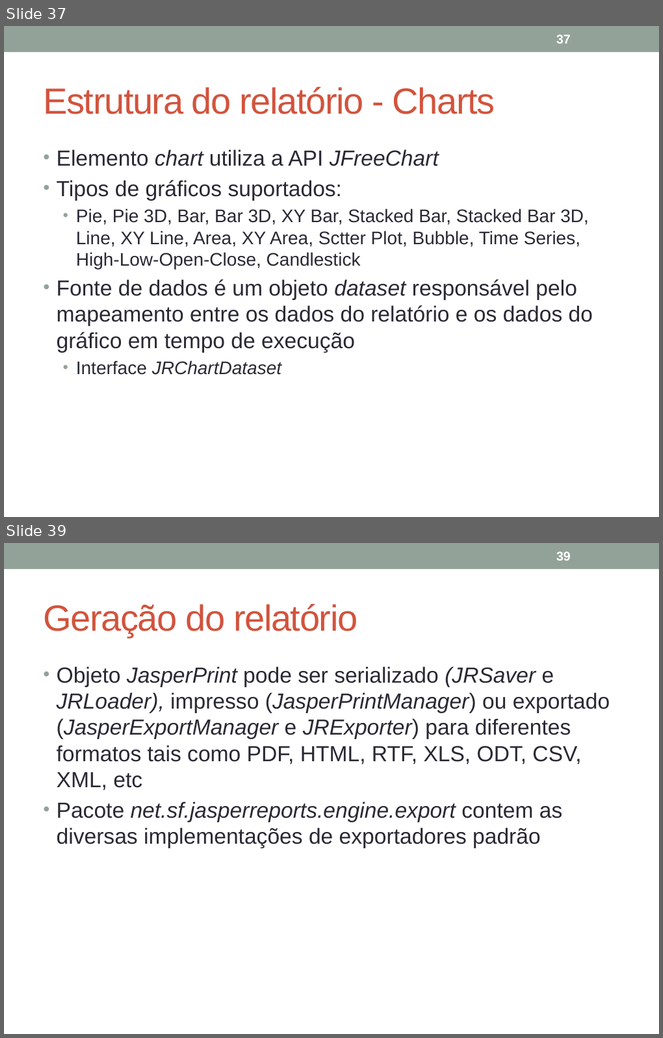
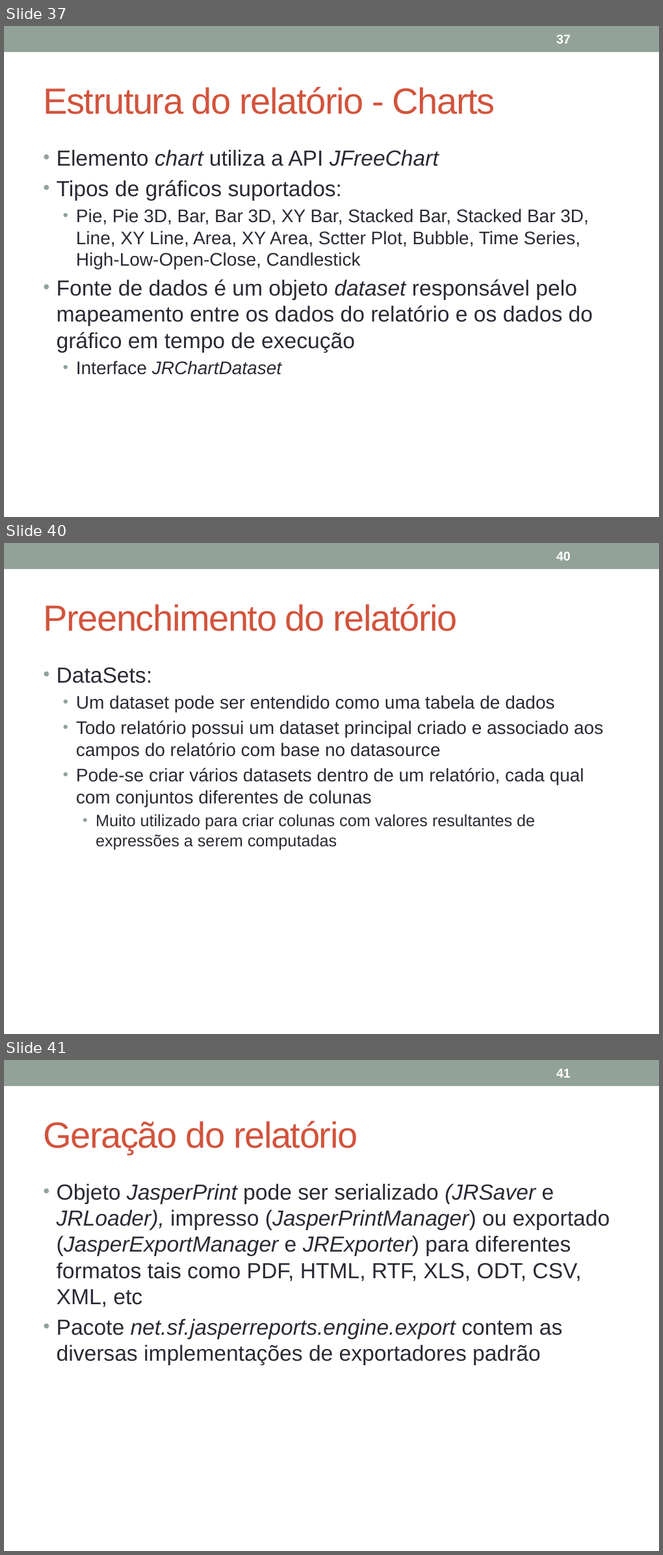
Before and after one commit to julioapm/WebJavaEESpringJasper, a slide deck: Material/JavaEE_Jasper.pptx. Shown one above the other, each under a label of ours: slides 37 and 39 before the commit, slides 37, 40 and 41 after it; the slides between them are not shown. The pictures are 663x1038 and 663x1555 pixels, drawn with LibreOffice and Linux fonts; fonts in the diff are those of the drawing. Boxes give left, top, right and bottom in pixels: in the first picture for what was removed or moved away, otherwise in the second. Text is boxed around its words. In the diff, an @@ line names an element or a change of style, - is before the commit and + after.

```diff
--- a/Material/JavaEE_Jasper.pptx
+++ b/Material/JavaEE_Jasper.pptx
@@ slide 40 added at (x1=4, y1=543, x2=659, y2=1034), background #FFFFFF; not listed: 1 template element that a slide beside it also shows @@
@@ page number added at (x1=556, y1=551, x2=571, y2=561), 14 pt, text #FFFFFF, bold @@
+40
@@ title added at (x1=43, y1=603, x2=458, y2=631), 40 pt, text #D2533C @@
+Preenchimento do relatório
@@ text added at (x1=57, y1=667, x2=603, y2=850), 20 pt, text #292934 @@
+• DataSets:
+  • Um dataset pode ser entendido como uma tabela de dados
+  • Todo relatório possui um dataset principal criado e associado aos campos do relatório com base no datasource
+  • Pode-se criar vários datasets dentro de um relatório, cada qual com conjuntos diferentes de colunas
+    • Muito utilizado para criar colunas com valores resultantes de expressões a serem computadas
@@ what was slide 39 is now slide 41 @@
@@ page number at (x1=556, y1=1068, x2=571, y2=1078): text changed @@
-39
+41
```
Also in this commit, not shown: 2 slides changed, 1 other slide added, 11 other files.
